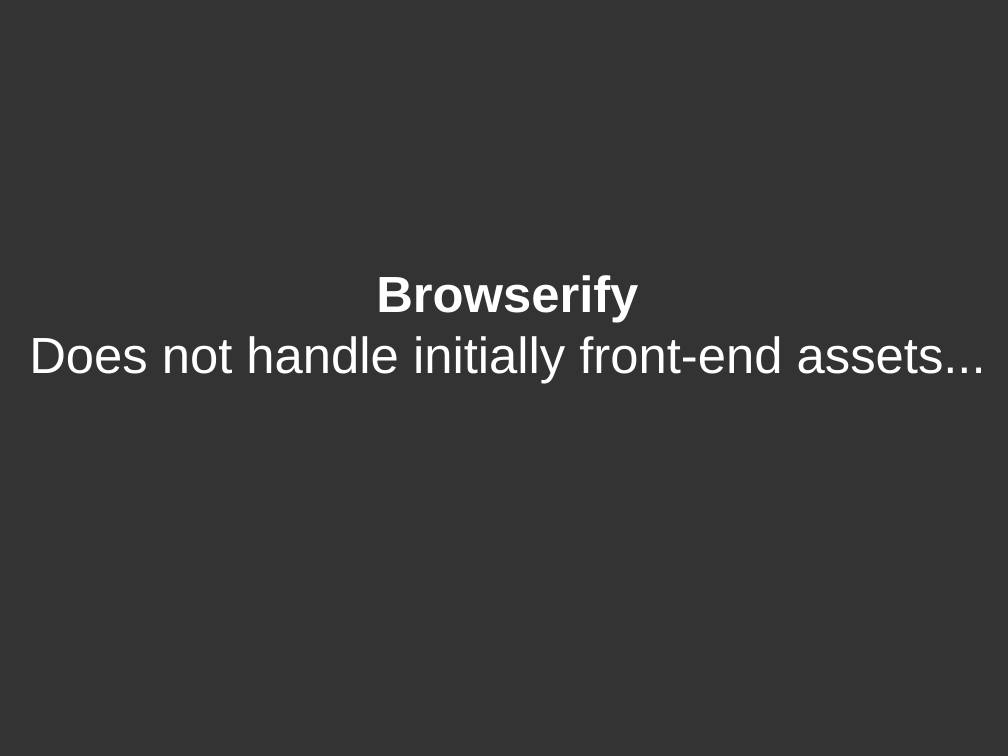
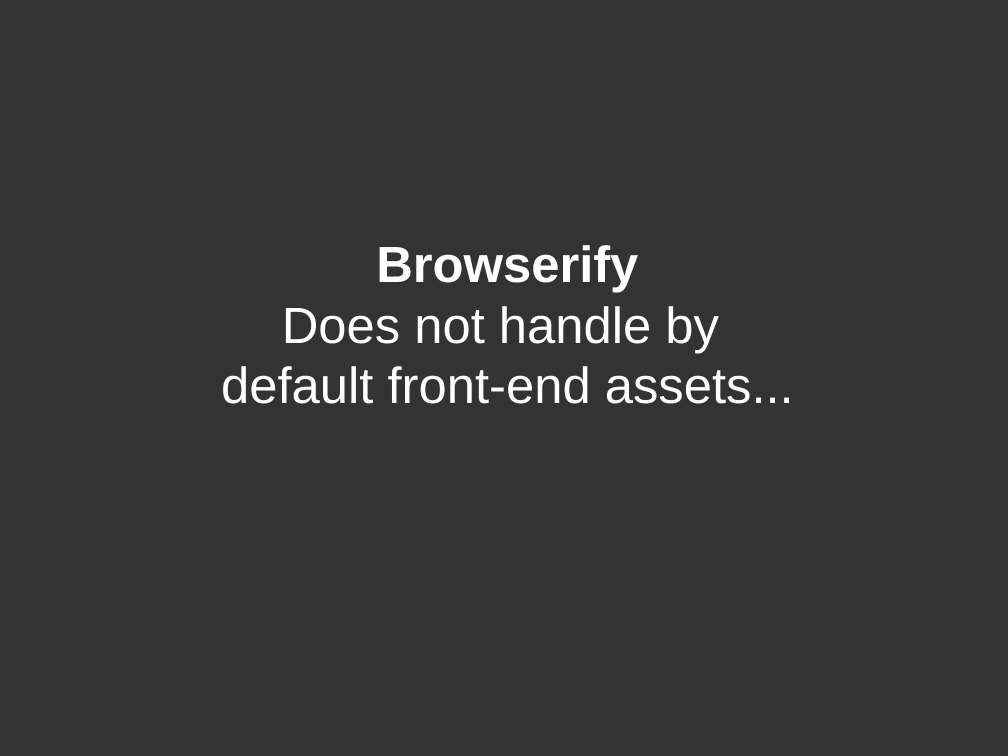
Before and after one commit to DanYellow/misc-tests, a slide deck: slide 16 of webpack-presentation-examples/webpack-presentation.odp. Drawn at 1008x756 pixels with LibreOffice and Linux fonts; fonts in the diff are those of the drawing. Boxes give left, top, right and bottom in pixels: in the first picture for what was removed or moved away, otherwise in the second. Text is boxed around its words. In the diff, an @@ line names an element or a change of style, - is before the commit and + after.

```diff
--- a/webpack-presentation-examples/webpack-presentation.odp
+++ b/webpack-presentation-examples/webpack-presentation.odp
@@ subtitle at box(221, 306, 794, 404): text changed @@
-Does not handle initially front-end assets...
+Does not handle by
+default front-end assets...
```
Also in this commit, not shown: 4 other slides changed, 8 other files.
